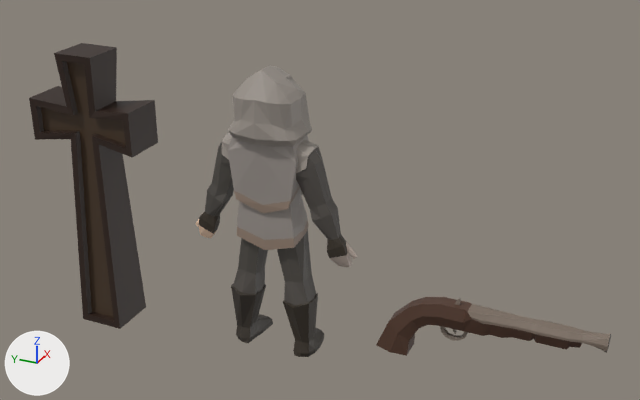
A saved change to the Blender file evan blender/crossenemy.blend.
Both versions are drawn from a 50 mm lens placed at (-14.4, -9.15, 7.27), pointed at (0.25, -2.55, -0.06). The axes (+X, +Y, +Z) are drawn at lower left. The lights are the same throughout. The first picture is the older version.

The first picture shows 'Cube.003', 'Cube.004', 'head', 'left hand.001', 'lower left arm', 'lower left leg.001', 'lower right arm', "lower right leg'", 'right hand', 'torso', 'upper left arm', 'upper left leg', 'upper right arm.001', 'upper right leg'.
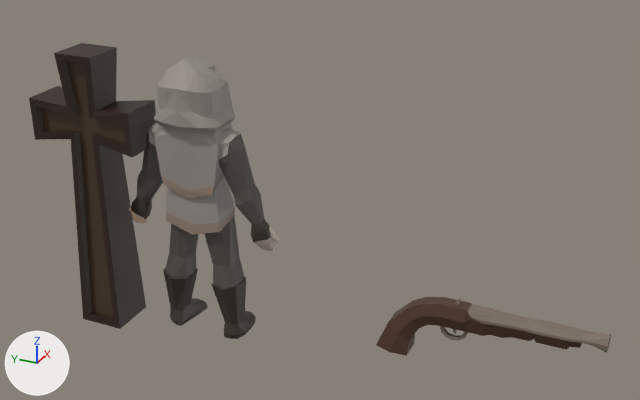
Where the newer file only moved an object's origin or applied its transform, the numbers keep the older frame.

Patch to the scene script:
```diff
--- a/evan blender/crossenemy.blend.py
+++ b/evan blender/crossenemy.blend.py
@@ me_cube_002 @@
 # used by ob_torso; location = (0.0, -1.63, 0.59); scale = (0.681, 0.681, 0.681)
-me_cube_002.from_pydata(...)  # 155 vertices, 98 faces; spans x -0.72..0.78, y -1.08..1.08, z -2.43..1.07
+me_cube_002.from_pydata(...)  # 155 vertices, 98 faces; spans x -0.72..0.78, y 1.41..3.58, z -2.43..1.07
+# me_cube_002 part 1: the whole mesh is moved by (0.0, 2.49, 0.0)
 me_cube_002.materials.append(mat_material_002)
@@ me_cube_004 @@
 # used by ob_upper_left_leg; location = (0.0, -1.63, 0.59); scale = (0.681, 0.681, 0.681)
-me_cube_004.from_pydata(...)  # 17 vertices, 13 faces; spans x -0.45..0.47, y -1.13..-0.18, z -3.59..-1.75
+me_cube_004.from_pydata(...)  # 17 vertices, 13 faces; spans x -0.45..0.47, y 1.36..2.32, z -3.59..-1.75
+# me_cube_004 part 2: the whole mesh is moved by (0.0, 2.49, 0.0)
 me_cube_004.materials.append(mat_material_015)
@@ me_cube_005 @@
 # used by ob_lower_left_arm; location = (-0.08, -1.63, 0.52); scale = (0.681, 0.681, 0.681)
-me_cube_005.from_pydata(...)  # 24 vertices, 17 faces; spans x -0.315..0.315, y -2.209..-1.353, z -1.761..-0.561
+me_cube_005.from_pydata(...)  # 24 vertices, 17 faces; spans x -0.315..0.315, y 0.282..1.139, z -1.761..-0.561
+# me_cube_005 part 3: the whole mesh is moved by (0.0, 2.492, 0.0)
 me_cube_005.materials.append(mat_material_013)
@@ me_cube_008 @@
 # used by ob_head; location = (0.0, -1.63, 0.59); scale = (0.681, 0.681, 0.681)
-me_cube_008.from_pydata(...)  # 108 vertices, 80 faces; spans x -1.0..0.88, y -1.16..1.16, z 0.99..3.05
+me_cube_008.from_pydata(...)  # 108 vertices, 80 faces; spans x -1.0..0.88, y 1.33..3.65, z 0.99..3.05
+# me_cube_008 part 4: the whole mesh is moved by (0.0, 2.49, 0.0)
 me_cube_008.materials.append(mat_material_001)
@@ me_cube_009 @@
 # used by ob_upper_left_arm; location = (-0.08, -1.63, 0.52); scale = (0.681, 0.681, 0.681)
-me_cube_009.from_pydata(...)  # 52 vertices, 44 faces; spans x -0.45..0.45, y -1.85..-0.73, z -0.83..1.15
+me_cube_009.from_pydata(...)  # 52 vertices, 44 faces; spans x -0.45..0.45, y 0.64..1.76, z -0.83..1.15
+# me_cube_009 part 5: the whole mesh is moved by (0.0, 2.49, 0.0)
 me_cube_009.materials.append(mat_material_012)
@@ me_cube_011 @@
 # used by ob_lower_right_arm; location = (-0.08, -0.41, -0.25); scale = (0.681, 0.681, 0.681)
-me_cube_011.from_pydata(...)  # 24 vertices, 17 faces; spans x -0.318..0.312, y -0.441..0.416, z -0.635..0.565
+me_cube_011.from_pydata(...)  # 24 vertices, 17 faces; spans x -0.318..0.312, y 2.051..2.907, z -0.635..0.565
+# me_cube_011 part 6: the whole mesh is moved by (0.0, 2.492, 0.0)
 me_cube_011.materials.append(mat_material_009)
@@ me_cube_012 @@
 # used by ob_right_hand; location = (-0.06, -0.13, -0.89); scale = (0.681, 0.681, 0.681)
-me_cube_012.from_pydata(...)  # 55 vertices, 33 faces; spans x -0.239..0.191, y -0.389..0.503, z -0.549..0.466
+me_cube_012.from_pydata(...)  # 55 vertices, 33 faces; spans x -0.239..0.191, y 2.103..2.995, z -0.549..0.466
+# me_cube_012 part 7: the whole mesh is moved by (0.0, 2.492, 0.0)
 me_cube_012.materials.append(mat_material_010)
@@ me_cube_013 @@
 # used by ob_upper_right_leg; location = (0.0, -1.63, 0.59); scale = (0.681, 0.681, 0.681)
-me_cube_013.from_pydata(...)  # 17 vertices, 13 faces; spans x -0.45..0.47, y 0.18..1.13, z -3.59..-1.75
+me_cube_013.from_pydata(...)  # 17 vertices, 13 faces; spans x -0.45..0.47, y 2.67..3.62, z -3.59..-1.75
+# me_cube_013 part 8: the whole mesh is moved by (0.0, 2.49, 0.0)
 me_cube_013.materials.append(mat_material_017)
@@ me_cube_014 @@
 # used by ob_lower_right_leg; location = (0.0, -1.63, 0.59); scale = (0.681, 0.681, 0.681)
-me_cube_014.from_pydata(...)  # 65 vertices, 53 faces; spans x -0.61..1.18, y 0.42..1.37, z -6.15..-3.4
+me_cube_014.from_pydata(...)  # 65 vertices, 53 faces; spans x -0.61..1.18, y 2.91..3.86, z -6.15..-3.4
+# me_cube_014 part 9: the whole mesh is moved by (0.0, 2.49, 0.0)
 me_cube_014.materials.append(mat_material_018)
@@ me_cube_018 @@
 # used by ob_upper_right_arm_001; location = (-0.08, -0.84, 0.8); scale = (0.681, 0.681, 0.681)
-me_cube_018.from_pydata(...)  # 52 vertices, 44 faces; spans x -0.45..0.45, y -0.44..0.68, z -1.25..0.73
+me_cube_018.from_pydata(...)  # 52 vertices, 44 faces; spans x -0.45..0.45, y 2.06..3.17, z -1.25..0.73
+# me_cube_018 part 10: the whole mesh is moved by (0.0, 2.49, 0.0)
 me_cube_018.materials.append(mat_material_003)
@@ me_cube_021 @@
 # used by ob_left_hand_001; location = (-0.08, -1.63, 0.52); scale = (0.681, 0.681, 0.681)
-me_cube_021.from_pydata(...)  # 55 vertices, 33 faces; spans x -0.212..0.219, y -2.707..-1.815, z -2.625..-1.61
+me_cube_021.from_pydata(...)  # 55 vertices, 33 faces; spans x -0.212..0.219, y -0.215..0.676, z -2.625..-1.61
+# me_cube_021 part 11: the whole mesh is moved by (0.0, 2.492, 0.0)
 me_cube_021.materials.append(mat_material_014)
@@ me_cube_023 @@
 # used by ob_lower_left_leg_001; location = (0.0, -1.63, 0.59); scale = (0.681, 0.681, 0.681)
-me_cube_023.from_pydata(...)  # 65 vertices, 53 faces; spans x -0.61..1.18, y -1.37..-0.42, z -6.15..-3.4
+me_cube_023.from_pydata(...)  # 65 vertices, 53 faces; spans x -0.61..1.18, y 1.12..2.07, z -6.15..-3.4
+# me_cube_023 part 12: the whole mesh is moved by (0.0, 2.49, 0.0)
 me_cube_023.materials.append(mat_material_019)
```

What differs and where, as boxes (x1, y1, x2, y2) in the pictures (640 x 400 px):
'torso', moved: before (228, 135, 309, 250); after (154, 123, 236, 235)
'head', moved: before (228, 65, 312, 146); after (154, 55, 235, 133)
'lower left leg.001', moved: before (283, 274, 324, 357); after (211, 258, 256, 339)
"lower right leg'", moved: before (231, 267, 273, 343); after (163, 251, 208, 326)
'upper left arm', moved: before (296, 140, 332, 209); after (219, 128, 255, 194)
'upper left leg', moved: before (277, 229, 312, 283); after (204, 215, 240, 266)
'lower left arm', moved: before (310, 198, 341, 240); after (233, 184, 264, 224)
'upper right leg', moved: before (238, 238, 268, 275); after (169, 224, 199, 259)
'upper right arm.001', moved: before (212, 133, 233, 193); after (142, 122, 161, 179)
'left hand.001', moved: before (327, 235, 357, 267); after (251, 219, 279, 251)
'lower right arm', moved: before (205, 183, 234, 217); after (137, 170, 163, 203)
'right hand', moved: before (195, 212, 220, 238); after (129, 197, 152, 224)
